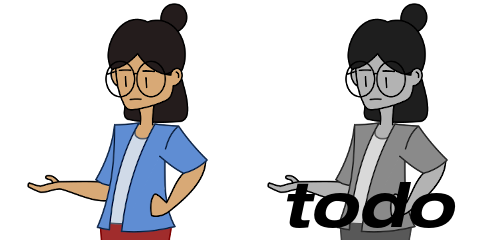
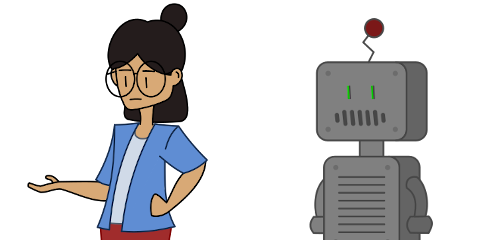
The second 480×240 image is a revision of the first. Changes to its layers:
removed layer "todo" over box(286, 182, 456, 228)
painted on "robot" over box(267, 3, 448, 240)
